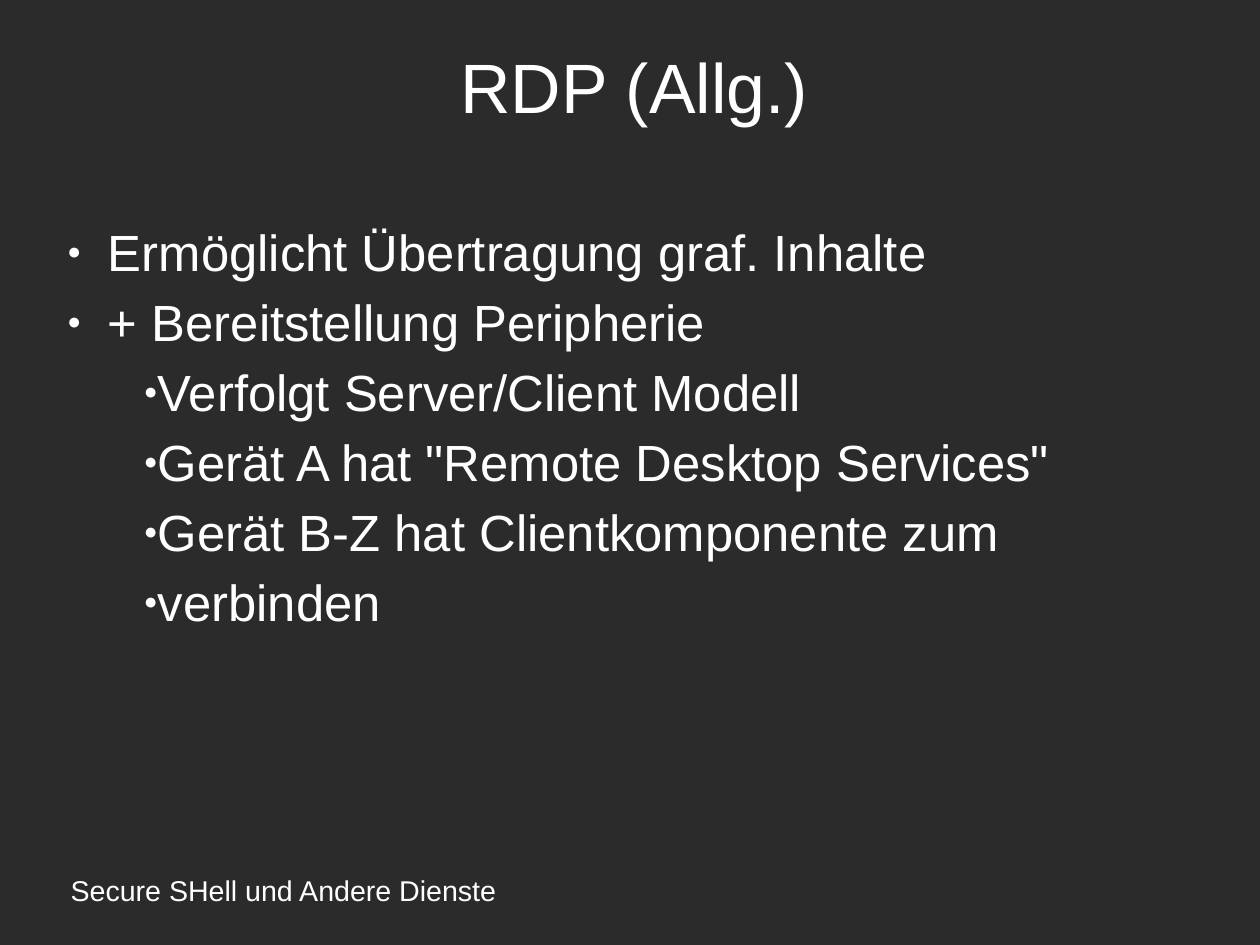
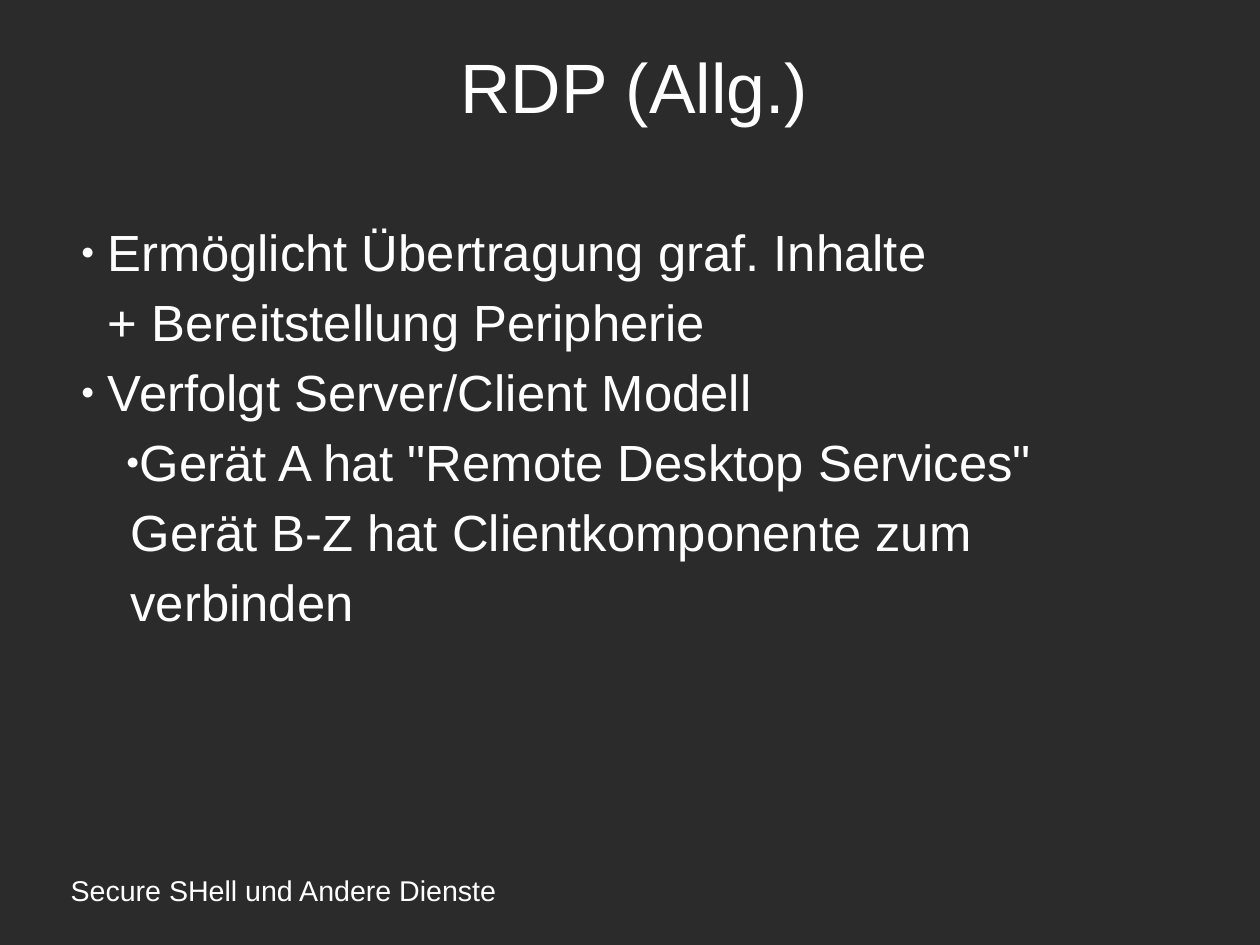
Before and after one commit to amlispolska/SSH-Projekt, a slide deck: slide 7 of ssh-presentation.odp. Drawn at 1260x945 pixels with LibreOffice and Linux fonts; fonts in the diff are those of the drawing; background and template pictures are left out; a plain dark background stands for a picture behind light text. Boxes give left, top, right and bottom in pixels: in the first picture for what was removed or moved away, otherwise in the second. Text is boxed around its words. In the diff, an @@ line names an element or a change of style, - is before the commit and + after.

```diff
--- a/ssh-presentation.odp
+++ b/ssh-presentation.odp
@@ subtitle at (x1=108, y1=304, x2=1031, y2=622): bullet ● to none; list level 2 to 1 in "Verfolgt Server/Client Modell"; indent changed @@
```
Also in this commit, not shown: 9 other slides changed.
